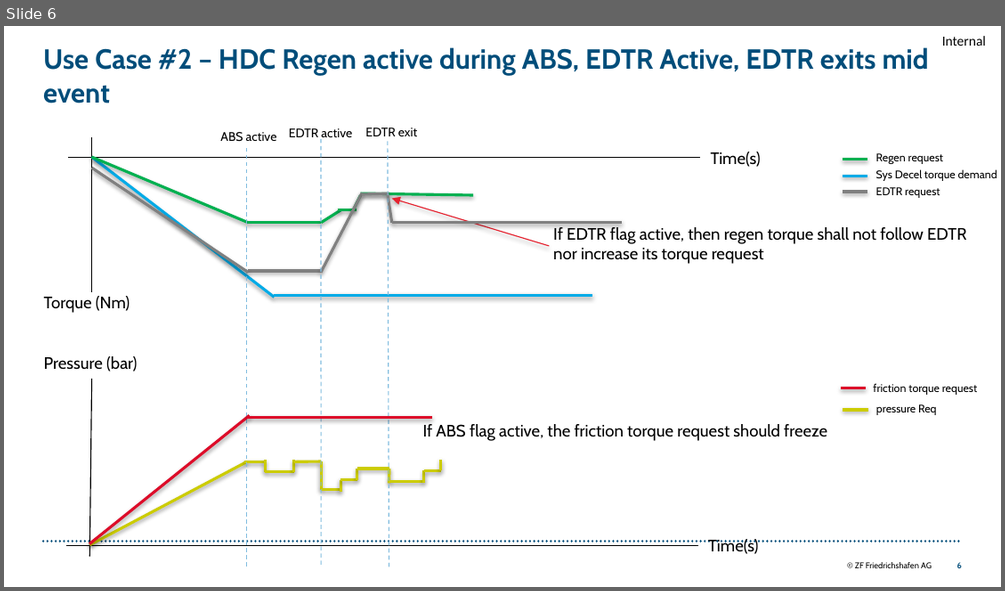
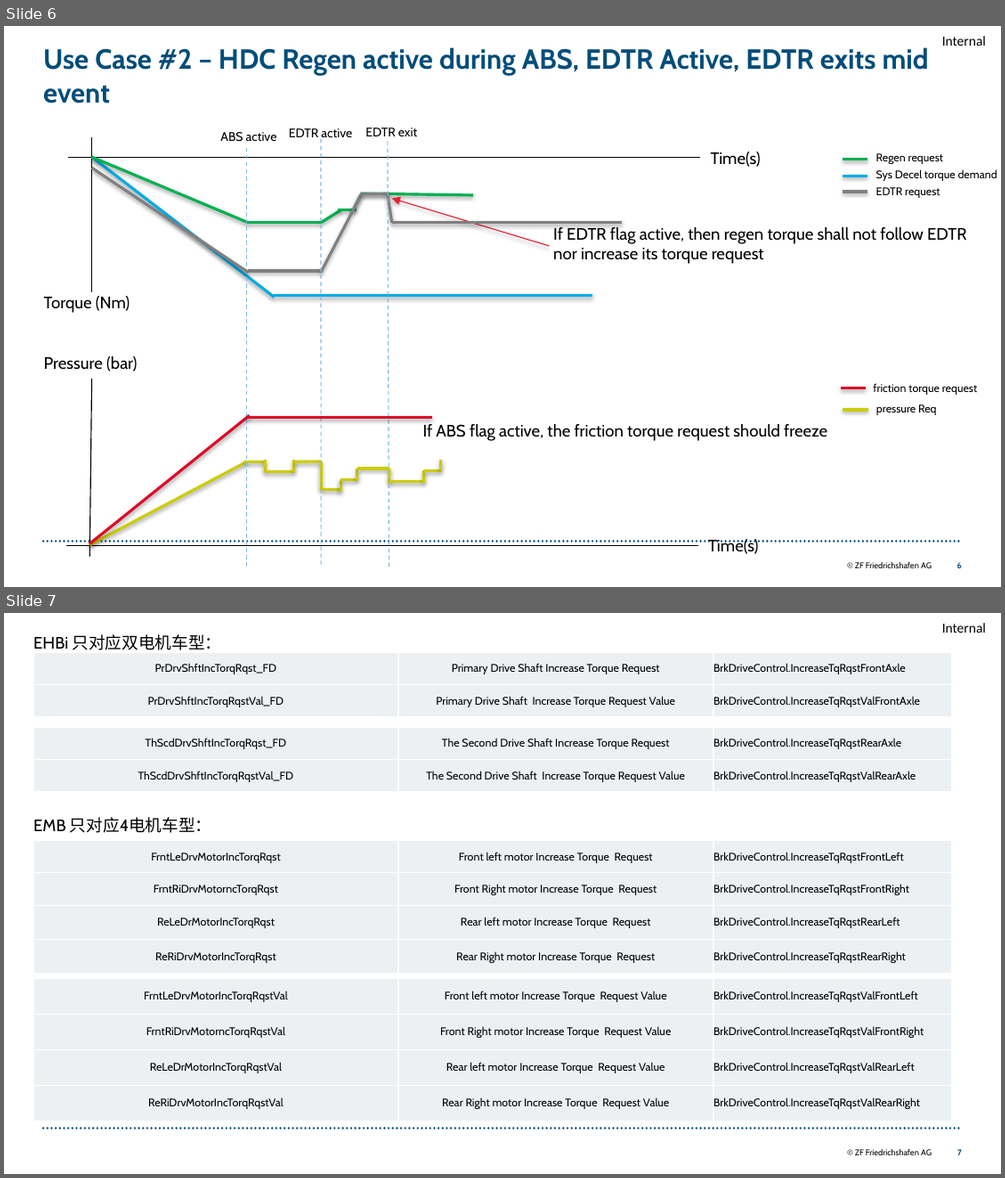
Before and after one commit to yangz04061/HDC, a slide deck: SGMW HDC solution Proposal.pptx. Shown one above the other, each under a label of ours: slide 6 before the commit, slides 6 and 7 after it. The pictures are 1005x591 and 1005x1178 pixels, drawn with LibreOffice and Linux fonts; fonts in the diff are those of the drawing; background and template pictures are left out. Boxes give left, top, right and bottom in pixels: in the first picture for what was removed or moved away, otherwise in the second. Text is boxed around its words. In the diff, an @@ line names an element or a change of style, - is before the commit and + after.

```diff
--- a/SGMW HDC solution Proposal.pptx
+++ b/SGMW HDC solution Proposal.pptx
@@ slide 7 added at (4,613,1001,1174), background #FFFFFF; not listed: 3 template elements that a slide beside it also shows @@
@@ text added at (33,634,222,650), 12 pt, text #000000 @@
+EHBi 只对应双电机车型：
@@ table added at (34,652,952,716), 2 rows, 3 columns @@
+PrDrvShftIncTorqRqst_FD | Primary Drive Shaft Increase Torque Request | BrkDriveControl.IncreaseTqRqstFrontAxle
+PrDrvShftIncTorqRqstVal_FD | Primary Drive Shaft Increase Torque Request Value | BrkDriveControl.IncreaseTqRqstValFrontAxle
@@ table added at (34,727,952,791), 2 rows, 3 columns @@
+ThScdDrvShftIncTorqRqst_FD | The Second Drive Shaft Increase Torque Request | BrkDriveControl.IncreaseTqRqstRearAxle
+ThScdDrvShftIncTorqRqstVal_FD | The Second Drive Shaft Increase Torque Request Value | BrkDriveControl.IncreaseTqRqstValRearAxle
@@ text added at (33,817,212,833), 12 pt, text #000000 @@
+EMB 只对应4电机车型：
@@ table added at (34,840,952,973), 4 rows, 3 columns @@
+FrntLeDrvMotorIncTorqRqst | Front left motor Increase Torque Request | BrkDriveControl.IncreaseTqRqstFrontLeft
+FrntRiDrvMotorncTorqRqst | Front Right motor Increase Torque Request | BrkDriveControl.IncreaseTqRqstFrontRight
+ReLeDrMotorIncTorqRqst | Rear left motor Increase Torque Request | BrkDriveControl.IncreaseTqRqstRearLeft
+ReRiDrvMotorIncTorqRqst | Rear Right motor Increase Torque Request | BrkDriveControl.IncreaseTqRqstRearRight
@@ table added at (34,978,952,1120), 4 rows, 3 columns @@
+FrntLeDrvMotorIncTorqRqstVal | Front left motor Increase Torque Request Value | BrkDriveControl.IncreaseTqRqstValFrontLeft
+FrntRiDrvMotorncTorqRqstVal | Front Right motor Increase Torque Request Value | BrkDriveControl.IncreaseTqRqstValFrontRight
+ReLeDrMotorIncTorqRqstVal | Rear left motor Increase Torque Request Value | BrkDriveControl.IncreaseTqRqstValRearLeft
+ReRiDrvMotorIncTorqRqstVal | Rear Right motor Increase Torque Request Value | BrkDriveControl.IncreaseTqRqstValRearRight
@@ page number added at (957,1149,962,1155), 6 pt, text #004D7A, bold @@
+7
```
Also in this commit, not shown: 32 other files.
